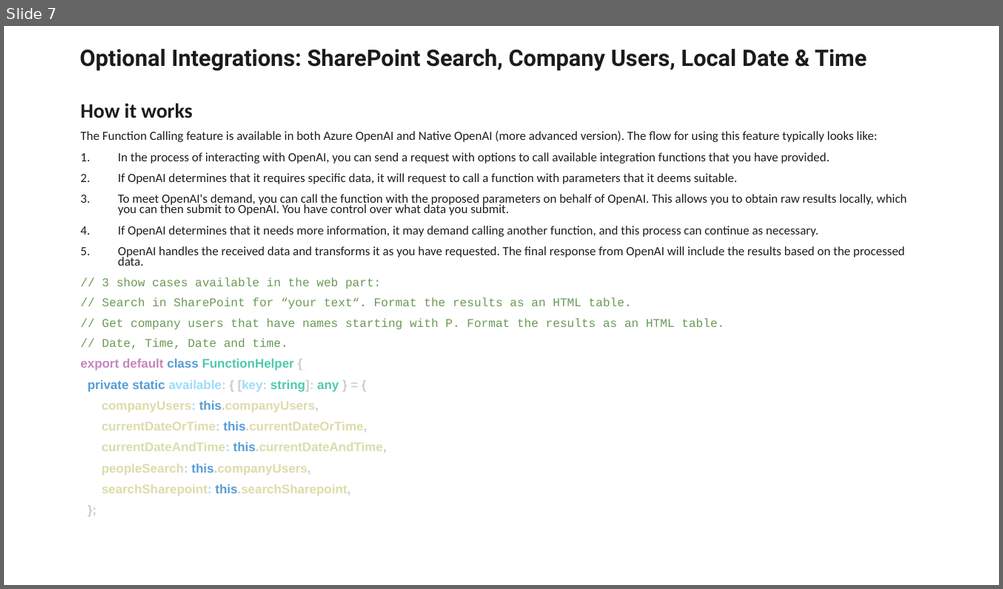
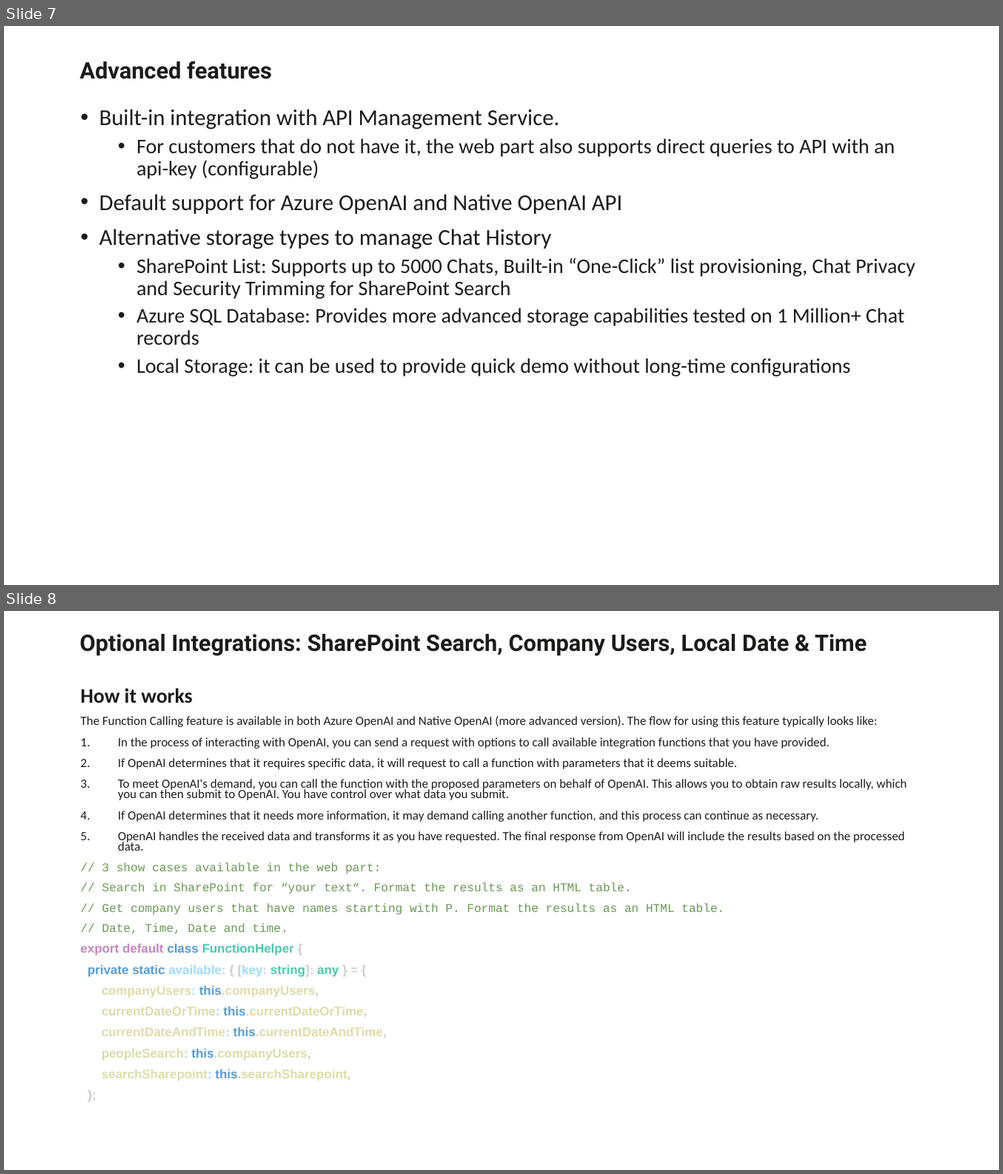
Before and after one commit to Paul-Borisov/react-azure-open-ai-chat-web-part-spfx, a slide deck: docs/azure-openai-chat-web-part-presentation.pptx. Shown one above the other, each under a label of ours: slide 7 before the commit, slides 7 and 8 after it. The pictures are 1003x589 and 1003x1174 pixels, drawn with LibreOffice and Linux fonts; fonts in the diff are those of the drawing. Boxes give left, top, right and bottom in pixels: in the first picture for what was removed or moved away, otherwise in the second. Text is boxed around its words. In the diff, an @@ line names an element or a change of style, - is before the commit and + after.

```diff
--- a/docs/azure-openai-chat-web-part-presentation.pptx
+++ b/docs/azure-openai-chat-web-part-presentation.pptx
@@ slide 7 added at <box>4,26,999,585</box>, background #FFFFFF @@
@@ title added at <box>79,61,272,79</box>, 22 pt, text #1D1B1A, bold @@
+Advanced features
@@ text added at <box>99,109,915,377</box>, 20 pt, text #1D1B1A @@
+• Built-in integration with API Management Service.
+  • For customers that do not have it, the web part also supports direct queries to API with an api-key (configurable)
+• Default support for Azure OpenAI and Native OpenAI API
+• Alternative storage types to manage Chat History
+  • SharePoint List: Supports up to 5000 Chats, Built-in “One-Click” list provisioning, Chat Privacy and Security Trimming for SharePoint Search
+  • Azure SQL Database: Provides more advanced storage capabilities tested on 1 Million+ Chat records
+  • Local Storage: it can be used to provide quick demo without long-time configurations
@@ what was slide 7 is now slide 8 @@
```
Also in this commit, not shown: 4 slides changed, 5 other files.
